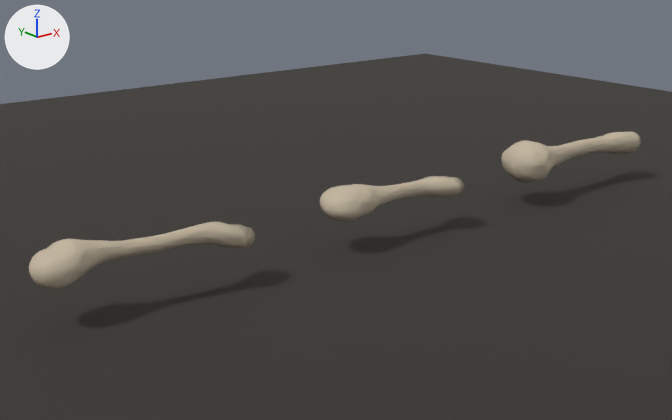
The Blender file Blender/RHC7_Bones.blend, before and after one commit.
Rendered twice from a 50 mm lens placed at (-0.936, -1.013, 0.409), pointed at (-0.072, 0.066, -0.023). Lighting does not change. The marker at upper left points along +X, +Y and +Z. The older version comes first.

The first picture shows 'Bone_Femur', 'Bone_Humerus', 'Bone_Tibia', 'BonesFloor'.
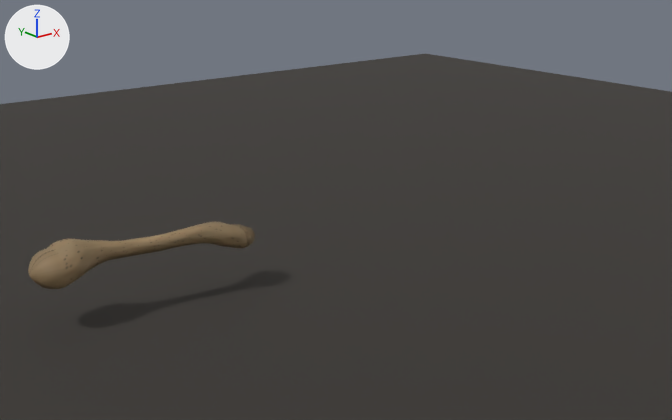
Where the change shows, as pixel boxes (x1, y1, x2, y2) in the pictures (672 x 420 px):
'Bone_Femur', recoloured (beige to brown)
    both: (29, 222, 255, 289)
'Bone_Tibia', hidden (beige)
    before: (501, 131, 641, 183)
'Bone_Humerus', hidden (beige)
    before: (320, 176, 464, 222)

Edits to the bpy script that builds the scene:
```text
Add mat_bone_tibia:
    mat_bone_tibia = bpy.data.materials.new('Bone_Tibia')
    # uses the picture img_t_tibia_albedo_png
    # uses the picture img_t_tibia_ao_png
    # uses the picture img_t_tibia_normal_png
    # uses the picture img_t_tibia_roughness_png
Add mat_bone_humerus:
    mat_bone_humerus = bpy.data.materials.new('Bone_Humerus')
    # uses the picture img_t_humerus_albedo_png
    # uses the picture img_t_humerus_ao_png
    # uses the picture img_t_humerus_normal_png
    # uses the picture img_t_humerus_roughness_png
Add mat_bone_femur:
    mat_bone_femur = bpy.data.materials.new('Bone_Femur')
    # uses the picture img_t_femur_albedo_png
    # uses the picture img_t_femur_ao_png
    # uses the picture img_t_femur_normal_png
    # uses the picture img_t_femur_roughness_png
Change me_bone_femur:
    remove me_bone_femur.from_pydata(...)  # 12547 vertices, 24704 faces; spans x -0.153..0.147, y -0.028..0.054, z -0.016..0.038
    remove me_bone_femur.materials.append(mat_bonepreviewmat)  # beige #c4b6a0
    add me_bone_femur.from_pydata(...)  # 12547 vertices, 24704 faces; spans x -0.155..0.147, y -0.028..0.054, z -0.016..0.038
    edits to the shape of me_bone_femur do not show in these pictures
    add me_bone_femur.materials.append(mat_bone_femur)
Change me_bone_humerus:
    remove me_bone_humerus.from_pydata(...)  # 11247 vertices, 22144 faces; spans x -0.134..0.126, y -0.031..0.052, z -0.019..0.03
    remove me_bone_humerus.materials.append(mat_bonepreviewmat)  # beige #c4b6a0
    add me_bone_humerus.from_pydata(...)  # 11247 vertices, 22144 faces; spans x -0.137..0.126, y -0.031..0.052, z -0.019..0.03
    edits to the shape of me_bone_humerus do not show in these pictures
    add me_bone_humerus.materials.append(mat_bone_humerus)
Change me_bone_tibia:
    remove me_bone_tibia.from_pydata(...)  # 13197 vertices, 25984 faces; spans x -0.176..0.164, y -0.038..0.051, z -0.029..0.042
    remove me_bone_tibia.materials.append(mat_bonepreviewmat)  # beige #c4b6a0
    add me_bone_tibia.from_pydata(...)  # 13197 vertices, 25984 faces; spans x -0.179..0.164, y -0.038..0.051, z -0.029..0.042
    edits to the shape of me_bone_tibia do not show in these pictures
    add me_bone_tibia.materials.append(mat_bone_tibia)
Change ob_bone_humerus:
    add ob_bone_humerus.hide_render = True
Change ob_bone_tibia:
    add ob_bone_tibia.hide_render = True
```
